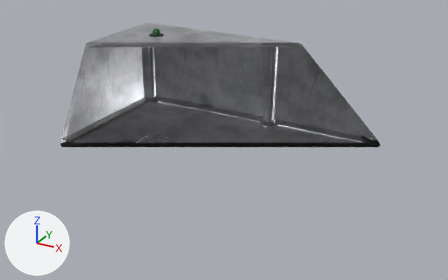
A saved change to the glTF model recursos/midi-caja.glb.
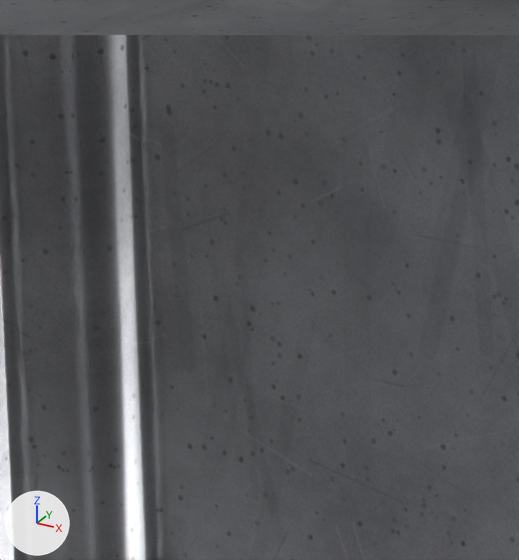
The first picture shows the older version from a 50 mm lens placed at (0.1503, -0.2694, 0.1499), pointed at (0.0044, -0.0041, 0.0173). The close-ups show the older and then the newer version on the part from 32% to 42% of the width and 16% to 34% of the height of that picture. Only the edits that show in the close-ups are written down. Every picture has the same lights, and +X, +Y and +Z are marked at lower left. The close-ups show mesh edges as thin lines. Everything nearer to the camera than a plane just in front of the edit is cut away. Where no turn or scale is listed for an object, it has been applied to the vertices.

The first close-up shows 'pieza_102'.
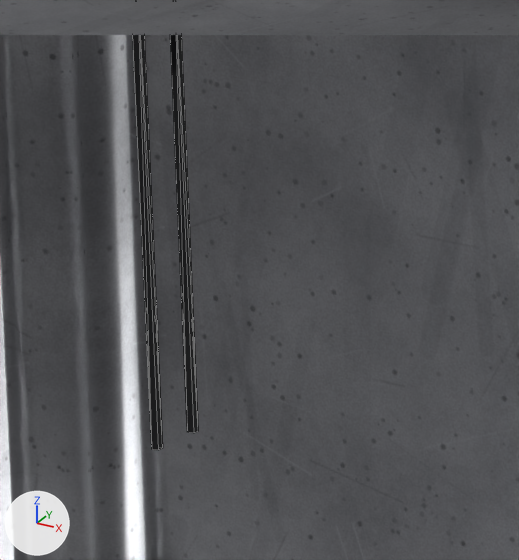
The edits, one by one:
Mesh me_mesh_110 is new.
It is a box spanning x -0.0694..-0.0689, y -0.1152..-0.1148, z 0.0251..0.0518.
It uses material mat_negro (black #1e1f21).
Mesh me_mesh_109 is new.
It is a box spanning x -0.0719..-0.0715, y -0.1152..-0.1148, z 0.0236..0.0518.
It uses material mat_negro (black #1e1f21).
Object 'pieza_110' (ob_pieza_110) is new; it shows me_mesh_110.
Its location is (0.00482, 0.15281, 0.00036).
Object 'pieza_109' (ob_pieza_109) is new; it shows me_mesh_109.
Its location is (0.00482, 0.15281, 0.00036).

Changed parts and their boxes (x1, y1, x2, y2) in the close-ups (519 x 560 px):
'pieza_109', added (black): after (133, 35, 163, 450)
'pieza_110', added (black): after (170, 35, 198, 433)
